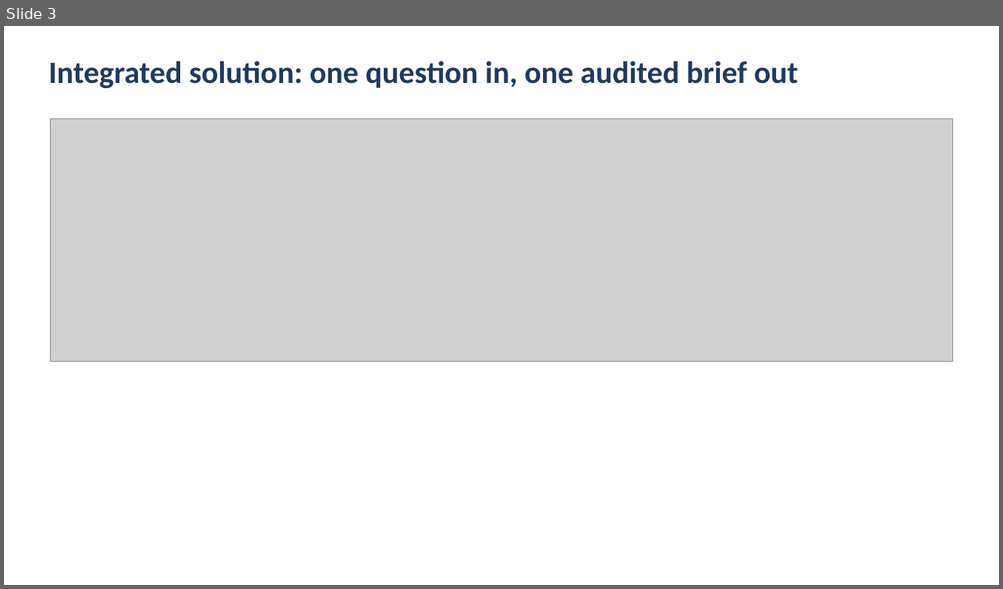
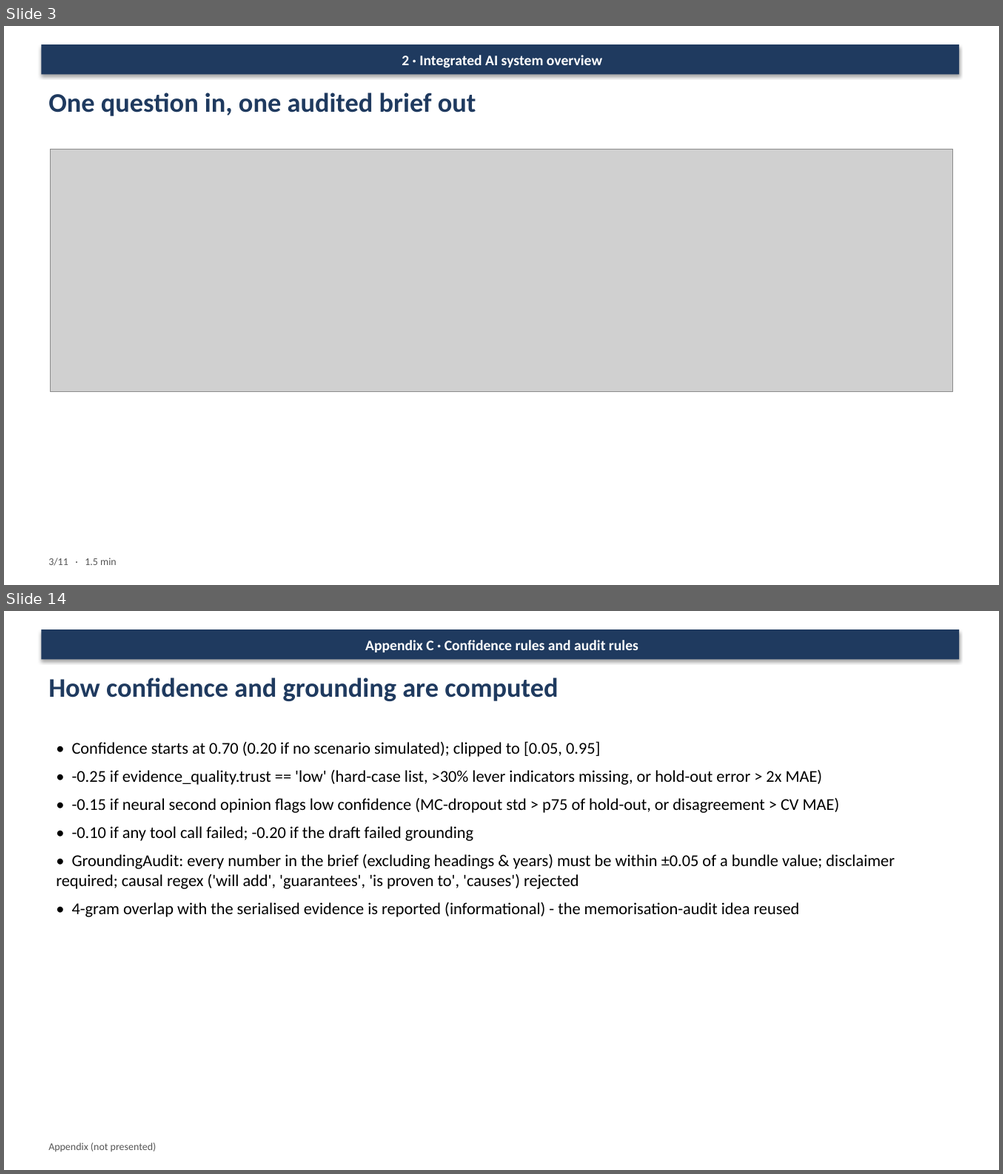
Before and after one commit to doellingcameron92/Industry-Integrated-AI-Synthesis, a slide deck: presentation/Mentor_Presentation.pptx. Shown one above the other, each under a label of ours: slide 3 before the commit, slides 3 and 14 after it; the slides between them are not shown. The pictures are 1003x589 and 1003x1174 pixels, drawn with LibreOffice and Linux fonts; fonts in the diff are those of the drawing; grey boxes stand for pictures. Boxes give left, top, right and bottom in pixels: in the first picture for what was removed or moved away, otherwise in the second. Text is boxed around its words. In the diff, an @@ line names an element or a change of style, - is before the commit and + after.

```diff
--- a/presentation/Mentor_Presentation.pptx
+++ b/presentation/Mentor_Presentation.pptx
@@ slide 14 added at bbox=[4, 611, 999, 1170], background #FFFFFF @@
@@ rectangle added at bbox=[41, 629, 959, 660], fill #1F3A5F, 14 pt, text #FFFFFF, bold @@
+Appendix C · Confidence rules and audit rules
@@ text added at bbox=[48, 678, 558, 701], 26 pt, text #1F3A5F, bold @@
+How confidence and grounding are computed
@@ text added at bbox=[56, 741, 894, 917], 16 pt, text #000000 @@
+• Confidence starts at 0.70 (0.20 if no scenario simulated); clipped to [0.05, 0.95]
+• -0.25 if evidence_quality.trust == 'low' (hard-case list, >30% lever indicators missing, or hold-out error > 2x MAE)
+• -0.15 if neural second opinion flags low confidence (MC-dropout std > p75 of hold-out, or disagreement > CV MAE)
+• -0.10 if any tool call failed; -0.20 if the draft failed grounding
+• GroundingAudit: every number in the brief (excluding headings & years) must be within ±0.05 of a bundle value; disclaimer required; causal regex ('will add', 'guarantees', 'is proven to', 'causes') rejected
+• 4-gram overlap with the serialised evidence is reported (informational) - the memorisation-audit idea reused
@@ text added at bbox=[48, 1143, 156, 1152], 10 pt, text #555555 @@
+Appendix (not presented)
@@ slide 3 changed as well @@
@@ rectangle added at bbox=[41, 44, 959, 75], fill #1F3A5F, 14 pt, text #FFFFFF, bold @@
+2 · Integrated AI system overview
@@ text at bbox=[48, 93, 476, 116]: text changed; size 30 to 26 pt @@
-Integrated solution: one question in, one audited brief out
+One question in, one audited brief out
@@ picture: place and size @@
-picture at bbox=[51, 119, 953, 362]
+picture at bbox=[51, 149, 953, 392]
@@ text added at bbox=[48, 558, 116, 566], 10 pt, text #555555 @@
+3/11 · 1.5 min
```
Also in this commit, not shown: 3 other slides changed, 10 other slides added, 9 slides removed, 4 other files.
